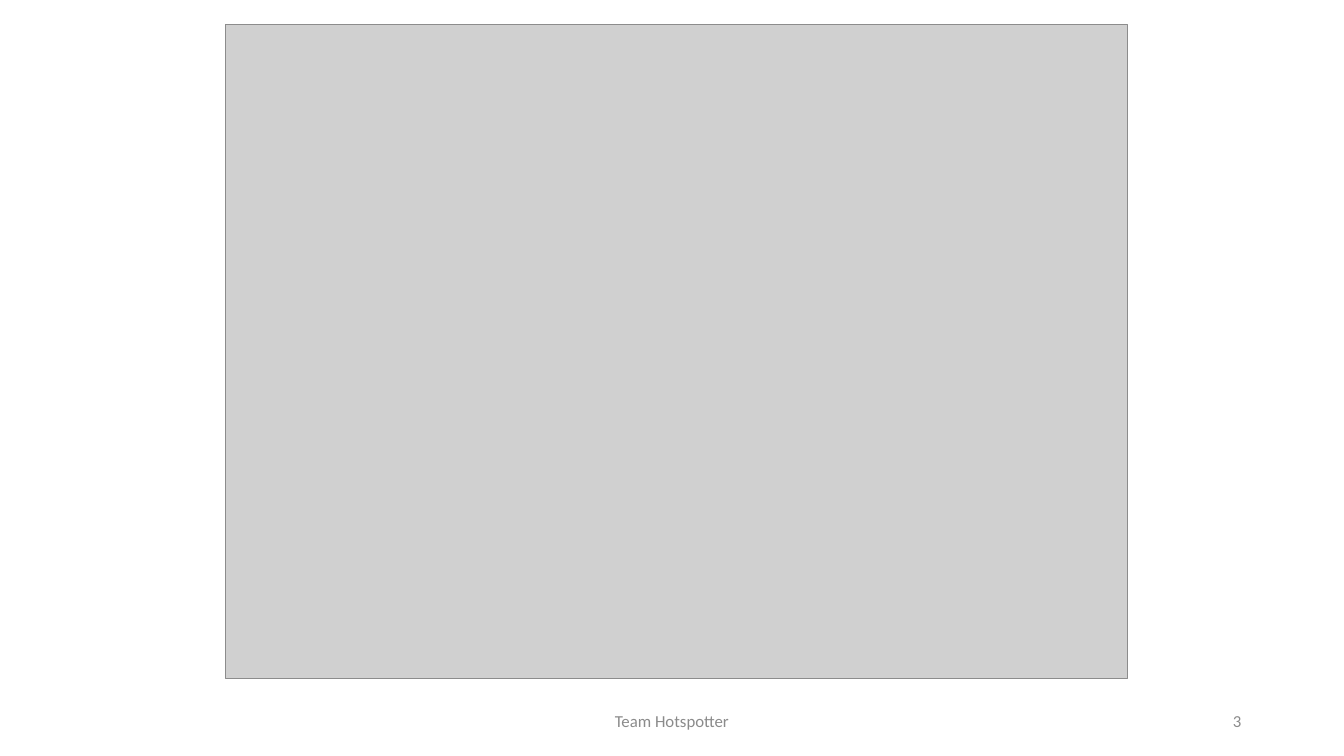
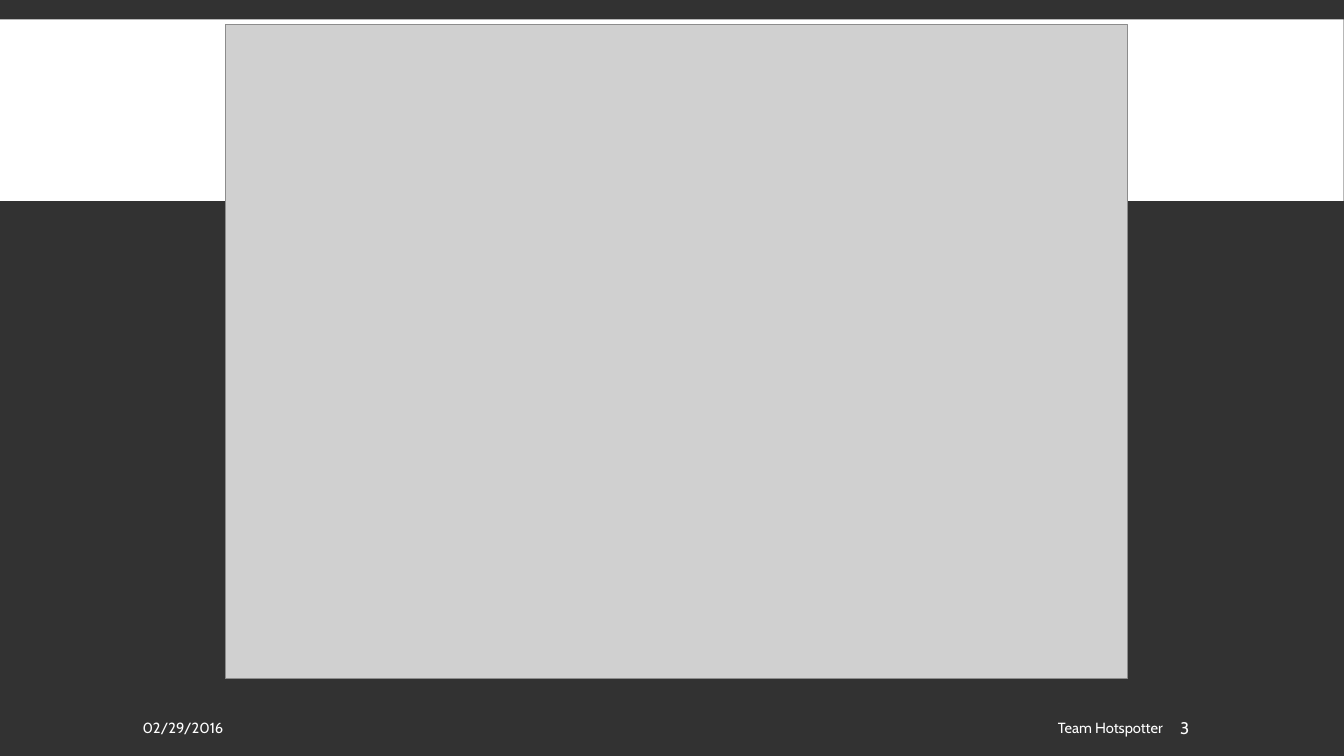
Before and after one commit to spesmit/hotspotter, a slide deck: slide 3 of Documentation/Presentations/Hotspotter Beta.pptx. Drawn at 1344x756 pixels with LibreOffice and Linux fonts; fonts in the diff are those of the drawing; grey boxes stand for pictures. Boxes give left, top, right and bottom in pixels: in the first picture for what was removed or moved away, otherwise in the second. Text is boxed around its words. In the diff, an @@ line names an element or a change of style, - is before the commit and + after.

Commit message:
added style

```diff
--- a/Documentation/Presentations/Hotspotter Beta.pptx
+++ b/Documentation/Presentations/Hotspotter Beta.pptx
@@ background #FFFFFF to #323232 @@
@@ rectangle added at box(0, 19, 1344, 201), fill #FFFFFF @@
@@ text "Team Hotspotter": place and size @@
-text "Team Hotspotter" at box(615, 716, 729, 730)
+text "Team Hotspotter" at box(1058, 722, 1163, 737)
@@ text "Team Hotspotter" at box(1058, 722, 1163, 737): size 12 to 10.5 pt, font Calibri to Cabin, text colour #8C8C8C to #FFFFFF; alignment centre to right @@
@@ page number: place and size @@
-page number at box(1233, 716, 1241, 727)
+page number at box(1180, 722, 1189, 734)
@@ page number at box(1180, 722, 1189, 734): font Calibri to Cabin, text colour #8C8C8C to #FFFFFF; alignment right to left @@
@@ text added at box(143, 722, 224, 735), 10.5 pt, text #FFFFFF @@
+02/29/2016
```
Also in this commit, not shown: 5 other slides changed.
